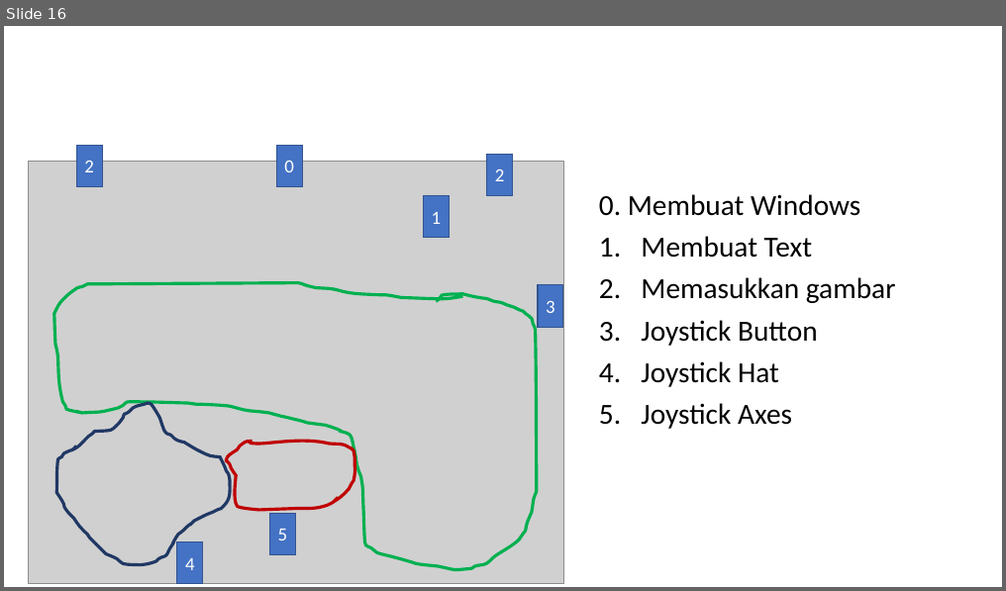
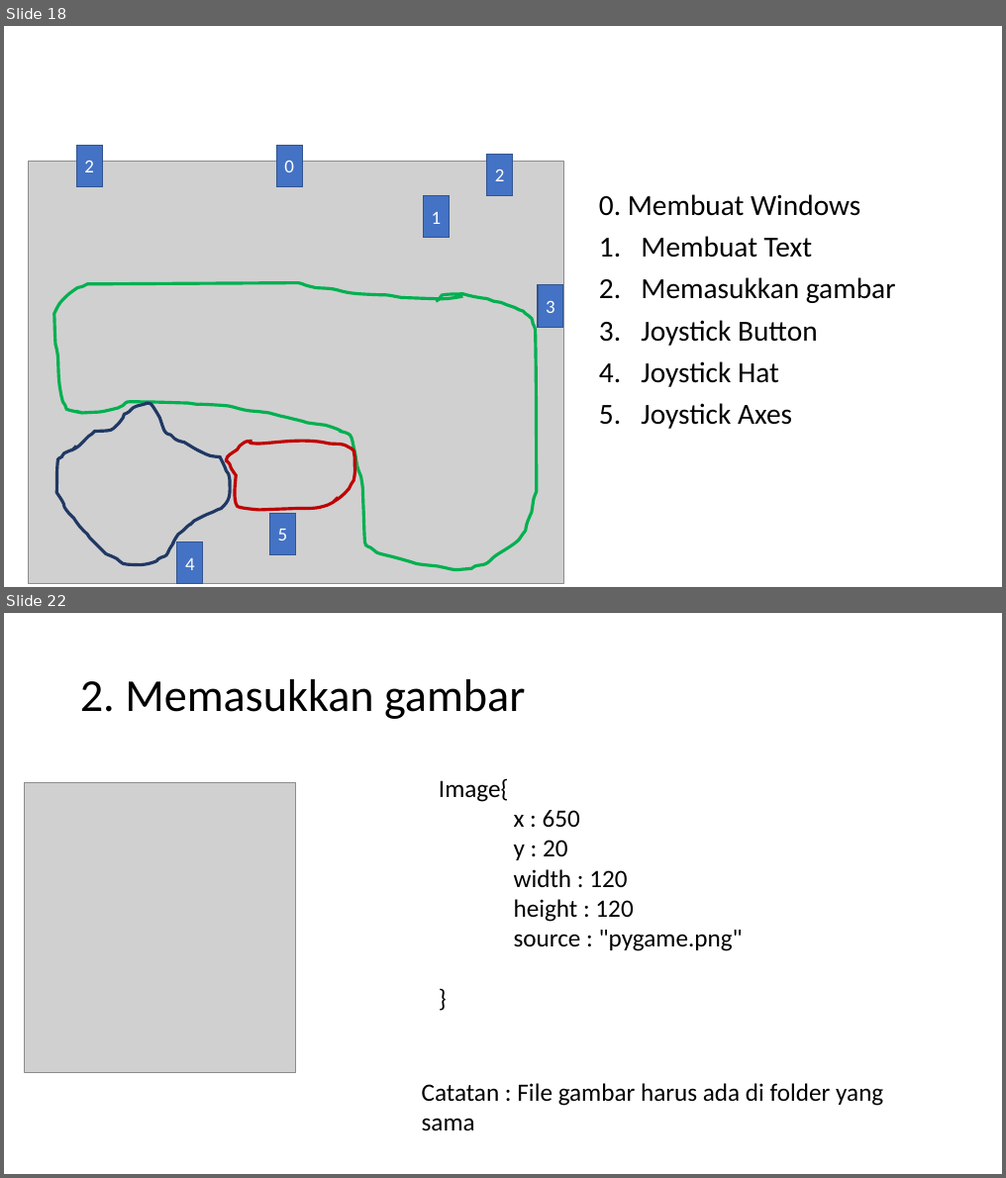
Before and after one commit to muhammadhusni777/Ardumeka-Pygame, a slide deck: Presentasi.pptx. Shown one above the other, each under a label of ours: slide 16 before the commit, slides 18 and 22 after it; the slides between them are not shown. The pictures are 1006x591 and 1006x1178 pixels, drawn with LibreOffice and Linux fonts; fonts in the diff are those of the drawing; grey boxes stand for pictures. Boxes give left, top, right and bottom in pixels: in the first picture for what was removed or moved away, otherwise in the second. Text is boxed around its words. In the diff, an @@ line names an element or a change of style, - is before the commit and + after.

```diff
--- a/Presentasi.pptx
+++ b/Presentasi.pptx
@@ slide 22 added at <box>4,613,1002,1174</box>, background #FFFFFF @@
@@ title added at <box>80,679,525,719</box>, 44 pt, text #000000 @@
+2. Memasukkan gambar
@@ picture added at <box>24,783,295,1072</box> @@
@@ text added at <box>439,778,743,952</box>, 24 pt, text #000000 @@
+Image{
+x : 650
+y : 20
+width : 120
+height : 120
+source : "pygame.png"
+}
@@ text added at <box>422,1083,883,1132</box>, 24 pt, text #000000 @@
+Catatan : File gambar harus ada di folder yang sama
@@ what was slide 16 is now slide 18 @@
```
Also in this commit, not shown: 7 slides changed, 12 other slides added, 1 slide removed, 6 other files.
